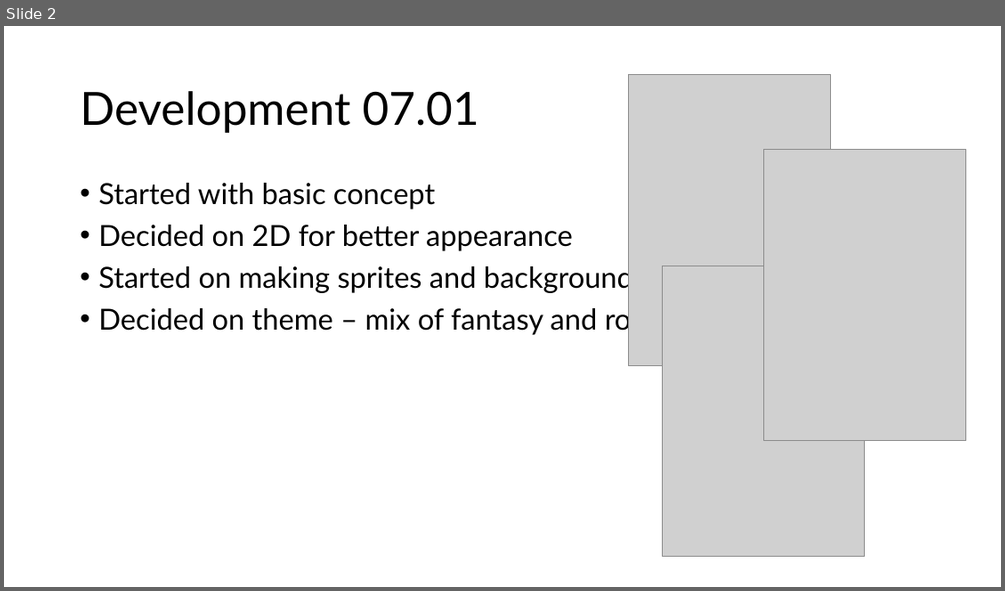
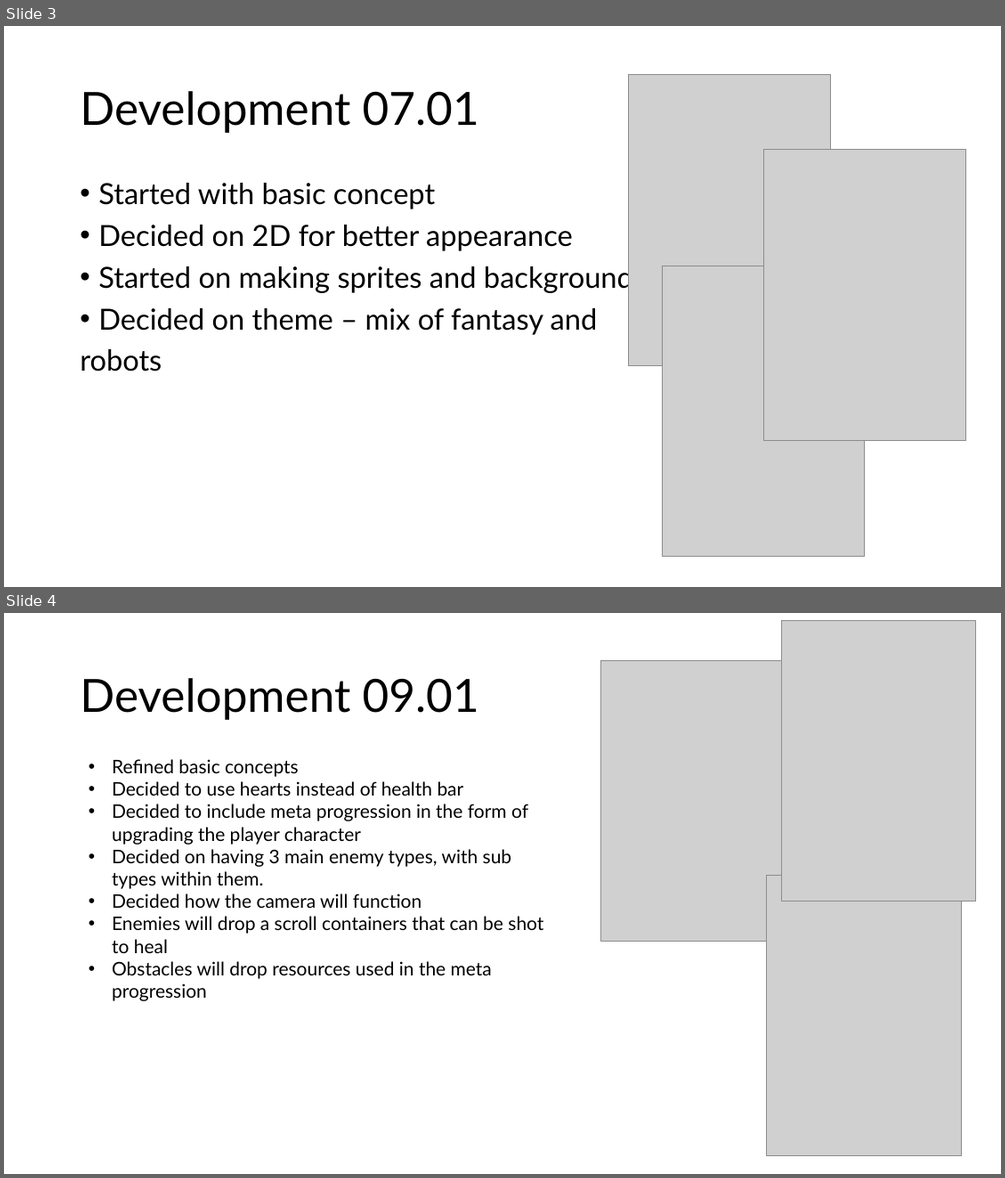
Before and after one commit to Prometheus440/AndroidMobileGame, a slide deck: Presentation1.pptx. Shown one above the other, each under a label of ours: slide 2 before the commit, slides 3 and 4 after it. The pictures are 1005x591 and 1005x1178 pixels, drawn with LibreOffice and Linux fonts; fonts in the diff are those of the drawing; grey boxes stand for pictures. Boxes give left, top, right and bottom in pixels: in the first picture for what was removed or moved away, otherwise in the second. Text is boxed around its words. In the diff, an @@ line names an element or a change of style, - is before the commit and + after.

```diff
--- a/Presentation1.pptx
+++ b/Presentation1.pptx
@@ slide 4 added at <box>4,613,1001,1174</box>, background #FFFFFF @@
@@ picture added at <box>781,620,976,900</box> @@
@@ picture added at <box>600,661,796,941</box> @@
@@ title added at <box>80,678,479,720</box>, 44 pt, text #000000 @@
+Development 09.01
@@ text added at <box>112,759,543,1001</box>, 18 pt, text #000000 @@
+• Refined basic concepts
+• Decided to use hearts instead of health bar
+• Decided to include meta progression in the form of upgrading the player character
+• Decided on having 3 main enemy types, with sub types within them.
+• Decided how the camera will function
+• Enemies will drop a scroll containers that can be shot to heal
+• Obstacles will drop resources used in the meta progression
@@ picture added at <box>767,876,962,1156</box> @@
@@ what was slide 2 is now slide 3 @@
@@ slide 3 changed as well @@
@@ text at <box>80,308,598,371</box>: text changed @@
-• Decided on theme – mix of fantasy and robots
+• Decided on theme – mix of fantasy and
+robots
```
Also in this commit, not shown: 1 other slide added.
